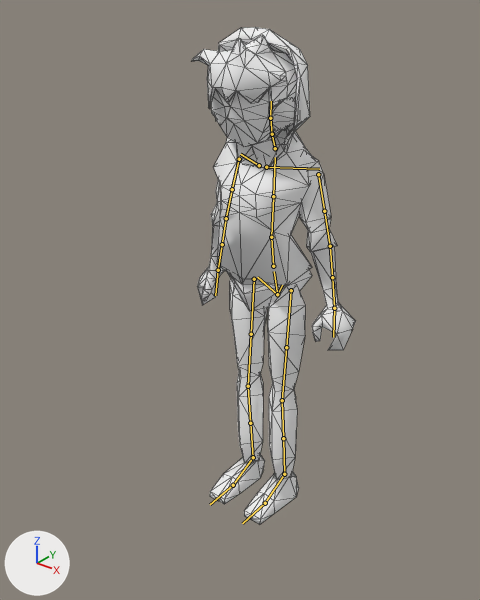
An edit to the glTF model assets/models/tom.glb, drawn before and after from the same camera.
One viewpoint serves both versions: a 50 mm camera at (0.939, -1.304, 1.396) aimed at (0.025, -0.161, 0.688). Lighting does not change. The marker at lower left points along +X, +Y and +Z. The bones that bend it are drawn over the model as lines. Mesh edges are drawn as thin lines.

In view in the first picture: 'tom'.
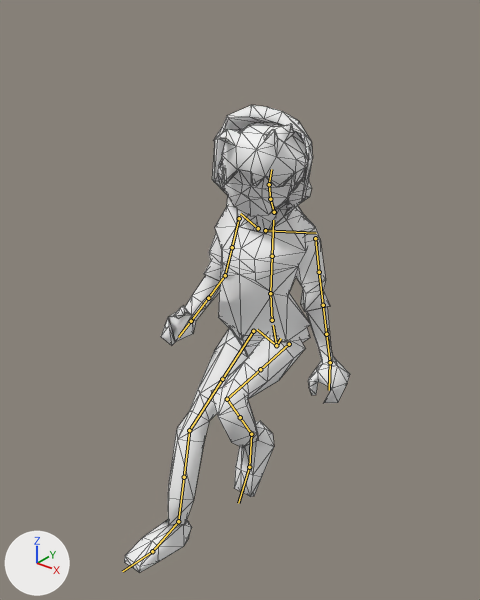
The newer file adds an action. The first version stands in its rest pose; the second is drawn at frame 1 of the action 'guitar'.

What differs and where, as boxes [x1, y1, x2, y2] in the pictures (480 x 600 px):
'tom', posed (38% wider, 6% shorter): before [192, 27, 356, 524]; after [124, 105, 350, 572]
bone 'DEF-spine', root to tip: before (277, 294) to (274, 271); after (276, 345) to (273, 325)
bone 'DEF-spine.005', root to tip: before (272, 134) to (270, 118); after (270, 199) to (269, 184)
bone 'DEF-spine.006', root to tip: before (270, 118) to (271, 101); after (269, 184) to (271, 169)
bone 'DEF-upper_arm.L', root to tip: before (318, 174) to (324, 211); after (315, 238) to (319, 272)
bone 'DEF-forearm.L', root to tip: before (330, 246) to (332, 277); after (323, 305) to (326, 334)
bone 'DEF-upper_arm.R', root to tip: before (239, 159) to (232, 189); after (239, 218) to (232, 247)
bone 'DEF-upper_arm.R.001', root to tip: before (232, 189) to (226, 218); after (232, 247) to (225, 275)
bone 'DEF-forearm.R', root to tip: before (226, 218) to (222, 244); after (225, 275) to (208, 298)
bone 'DEF-forearm.R.001', root to tip: before (222, 244) to (218, 270); after (208, 298) to (191, 321)
bone 'DEF-hand.R', root to tip: before (218, 270) to (215, 295); after (191, 321) to (178, 337)
bone 'DEF-thigh.L', root to tip: before (291, 290) to (286, 347); after (289, 344) to (260, 369)
bone 'DEF-thigh.L.001', root to tip: before (286, 347) to (282, 400); after (260, 369) to (227, 399)
bone 'DEF-shin.L', root to tip: before (282, 400) to (283, 438); after (227, 399) to (240, 417)
bone 'DEF-shin.L.001', root to tip: before (283, 438) to (284, 474); after (240, 417) to (251, 434)
bone 'DEF-foot.L', root to tip: before (284, 474) to (265, 503); after (251, 434) to (249, 467)
bone 'DEF-thigh.R', root to tip: before (254, 279) to (251, 334); after (253, 331) to (222, 379)
bone 'DEF-shin.R', root to tip: before (248, 386) to (250, 423); after (189, 430) to (184, 477)
bone 'DEF-foot.R', root to tip: before (253, 457) to (233, 485); after (178, 521) to (152, 551)

What the commit changed:
Bone 'DEF-spine' (bone_def_spine) moves from (0.0, 0.0, 0.0) to (0.0, -0.155, 0.04).
Bone 'DEF-spine.005' (bone_def_spine_005) turns from (0, 0, 0) to (0, 10, 0) degrees about its own x, y and z.
Bone 'DEF-spine.006' (bone_def_spine_006) turns from (0, 0, 0) to (2, 10, -12) degrees about its own x, y and z.
Bone 'DEF-upper_arm.L' (bone_def_upper_arm_l) turns from (0, 0, 0) to (3, 0, 0) degrees about its own x, y and z.
Bone 'DEF-forearm.L' (bone_def_forearm_l) turns from (0, 0, 0) to (-5, 0, 0) degrees about its own x, y and z.
Bone 'DEF-upper_arm.R' (bone_def_upper_arm_r) turns from (0, 0, 0) to (4, 0, -5) degrees about its own x, y and z.
Bone 'DEF-upper_arm.R.001' (bone_def_upper_arm_r_001) turns from (0, 0, 0) to (0, 36, 0) degrees about its own x, y and z.
Bone 'DEF-forearm.R' (bone_def_forearm_r) turns from (0, 0, 0) to (40, 40, -4) degrees about its own x, y and z.
Bone 'DEF-forearm.R.001' (bone_def_forearm_r_001) turns from (0, 0, 0) to (0, -33, 0) degrees about its own x, y and z.
Bone 'DEF-hand.R' (bone_def_hand_r) turns from (0, 0, 0) to (38, -28, -24) degrees about its own x, y and z.
Bone 'DEF-thigh.L' (bone_def_thigh_l) turns from (0, 0, 0) to (-87, -9, -9) degrees about its own x, y and z.
Bone 'DEF-thigh.L.001' (bone_def_thigh_l_001) turns from (0, 0, 0) to (0, -5, 0) degrees about its own x, y and z.
Bone 'DEF-shin.L' (bone_def_shin_l) turns from (0, 0, 0) to (120, -11, 2) degrees about its own x, y and z.
Bone 'DEF-shin.L.001' (bone_def_shin_l_001) turns from (0, 0, 0) to (0, 3, 0) degrees about its own x, y and z.
Bone 'DEF-foot.L' (bone_def_foot_l) turns from (0, 0, 0) to (32, 10, -4) degrees about its own x, y and z.
Bone 'DEF-thigh.R' (bone_def_thigh_r) turns from (0, 0, 0) to (-52, 0, 0) degrees about its own x, y and z.
Bone 'DEF-shin.R' (bone_def_shin_r) turns from (0, 0, 0) to (35, 0, 0) degrees about its own x, y and z.
Bone 'DEF-foot.R' (bone_def_foot_r) turns from (0, 0, 0) to (8, 0, 0) degrees about its own x, y and z.
